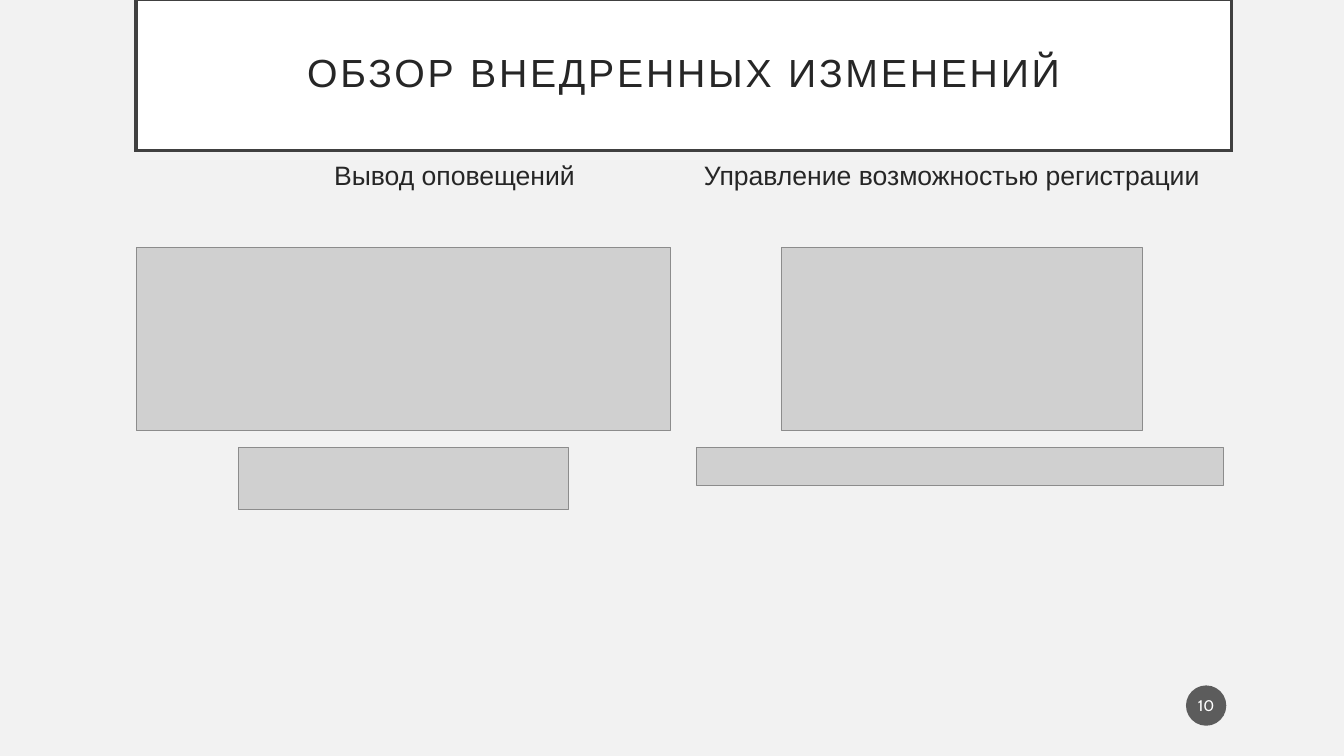
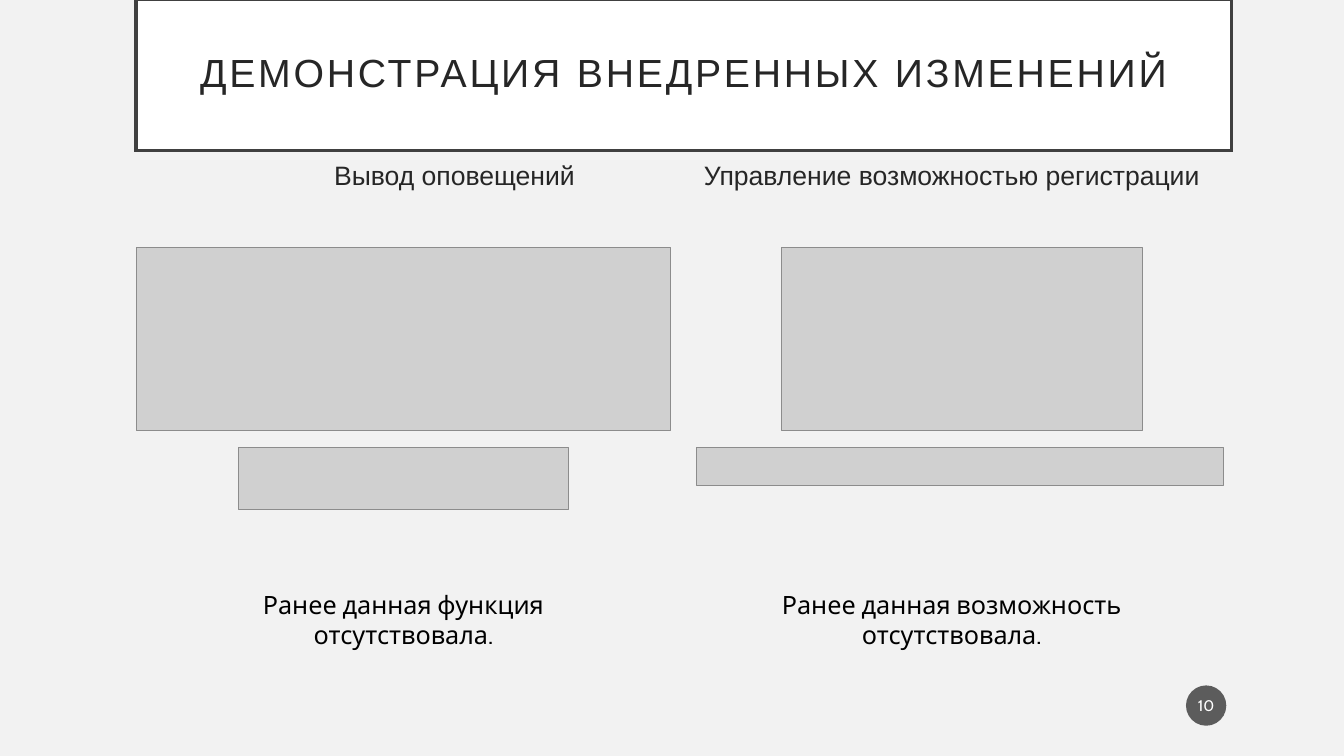
Before and after one commit to PolMarzia/diplom, a slide deck: slide 10 of Prez.pptx. Drawn at 1344x756 pixels with LibreOffice and Linux fonts; fonts in the diff are those of the drawing; grey boxes stand for pictures. Boxes give left, top, right and bottom in pixels: in the first picture for what was removed or moved away, otherwise in the second. Text is boxed around its words. In the diff, an @@ line names an element or a change of style, - is before the commit and + after.

```diff
--- a/Prez.pptx
+++ b/Prez.pptx
@@ title at (200, 56, 1167, 95): text changed @@
-ОБЗОР ВНЕДРЕННЫХ ИЗМЕНЕНИЙ
+ДЕМОНСТРАЦИЯ ВНЕДРЕННЫХ ИЗМЕНЕНИЙ
@@ text added at (263, 595, 543, 650), 18 pt, text #000000 @@
+Ранее данная функция отсутствовала.
@@ text added at (782, 596, 1121, 650), 18 pt, text #000000 @@
+Ранее данная возможность отсутствовала.
```
Also in this commit, not shown: 9 other slides changed, 2 slides removed, 7 other files.
